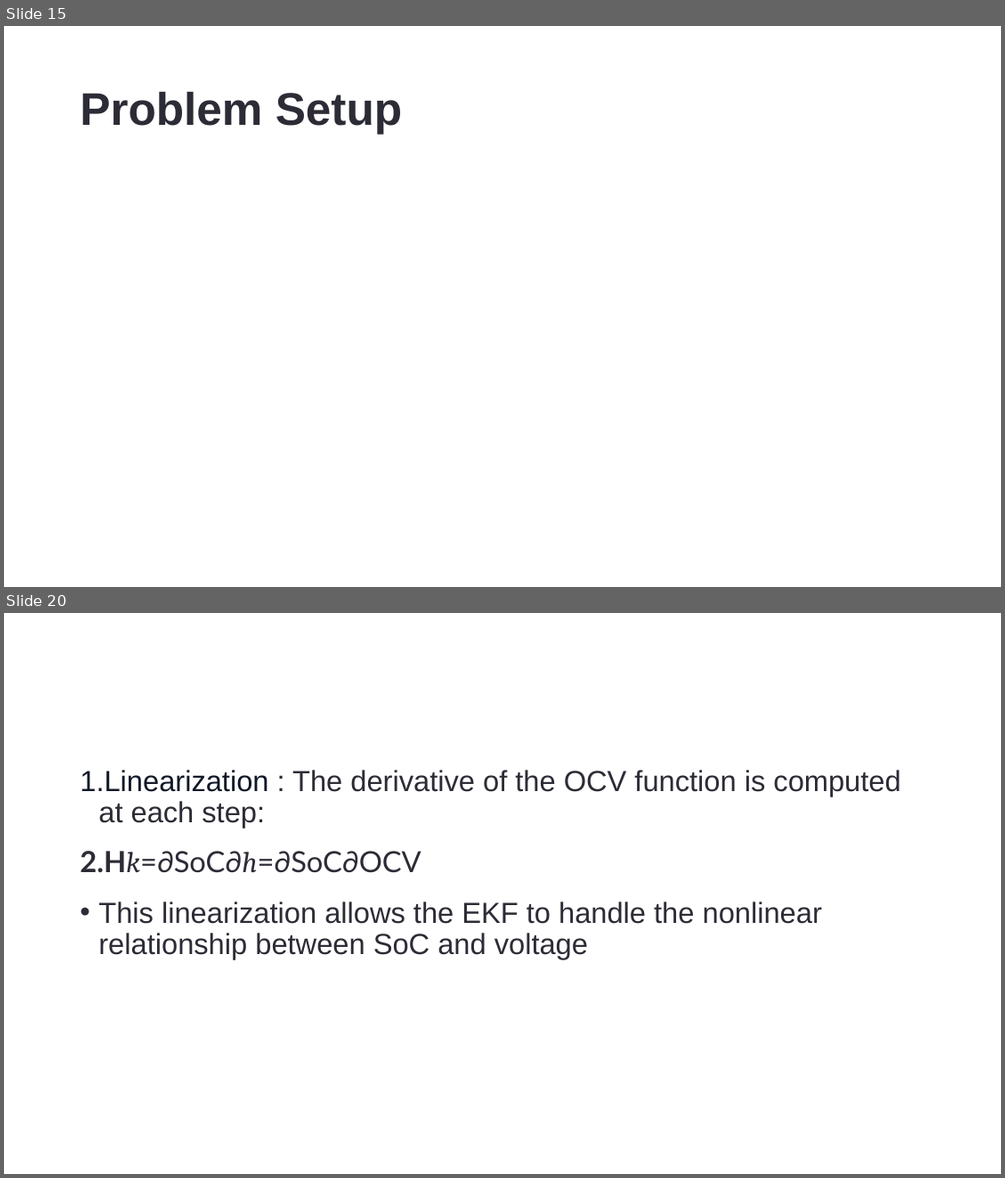
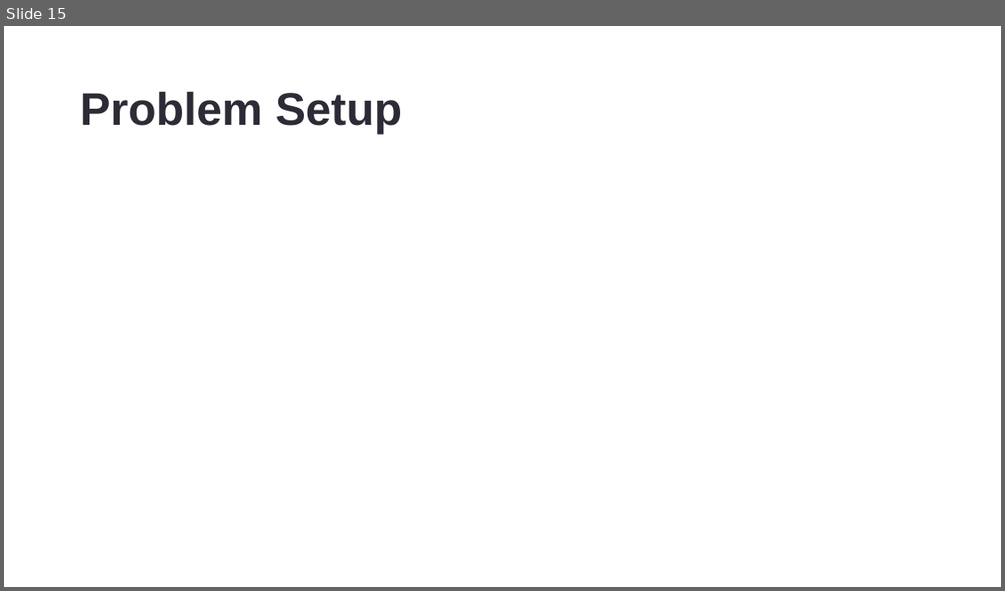
Before and after one commit to DrHammerhead/SoC-estimation, a slide deck: SoC Estimation.pptx. Shown one above the other, each under a label of ours: slides 15 and 20 before the commit, slide 15 after it; the slides between them are not shown. The pictures are 1005x1178 and 1005x591 pixels, drawn with LibreOffice and Linux fonts; fonts in the diff are those of the drawing; grey boxes stand for pictures. Boxes give left, top, right and bottom in pixels: in the first picture for what was removed or moved away, otherwise in the second. Text is boxed around its words. In the diff, an @@ line names an element or a change of style, - is before the commit and + after.

```diff
--- a/SoC Estimation.pptx
+++ b/SoC Estimation.pptx
@@ slide 20 removed at <box>4,613,1001,1174</box>, background #FFFFFF @@
@@ text removed at <box>80,770,900,959</box> @@
-1. Linearization : The derivative of the OCV function is computed at each step:
-2. Hk=∂SoC∂h=∂SoC∂OCV
-• This linearization allows the EKF to handle the nonlinear relationship between SoC and voltage
```
Also in this commit, not shown: 3 slides changed, 3 slides added, 1 other slide removed.
